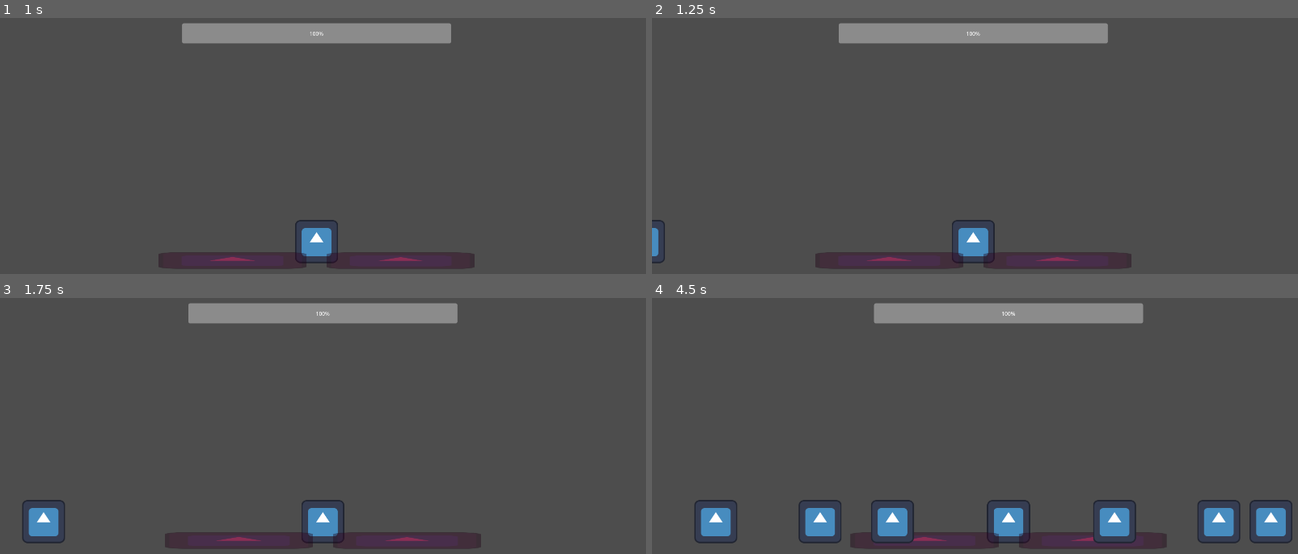
Above: before the commit, frames 1-4 (two rows, left to right).
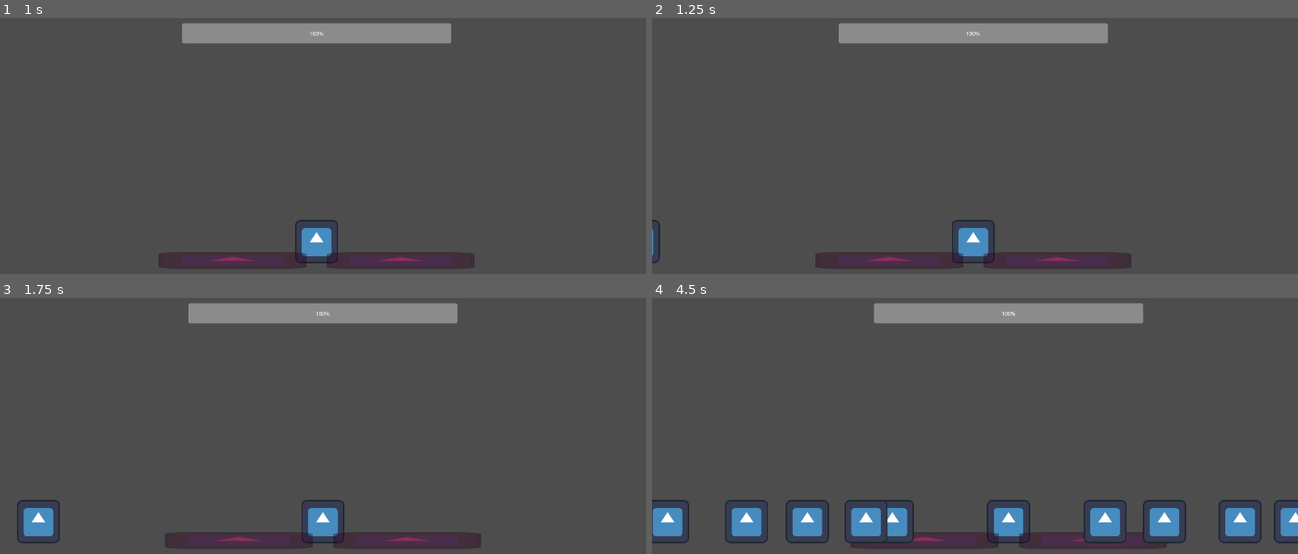
Above: after the commit, the same moments.

Repository: Jam-n-Bees/Garden-Guardian
Game: Godot game, scene res://MainScene.tscn
The game is run twice, just before and just after one commit, with the same random seed, the same clock (stepped at 60 frames per second) and the same inputs. The engine's default icon, where the game draws it, is replaced by a stand-in: a white triangle on a blue panel in a dark square.
Inputs (mouse positions are in pixels of both pictures, inside the frame that each line leads up to):
- Up to frame 1 (1 s): tap Enter at 0.5 s; move the mouse to (465, 153) at 0.52 s; press the mouse at (465, 153) at 0.53 s
- Up to frame 2 (1.25 s): no input
- Up to frame 3 (1.75 s): move the mouse to (193, 469) at 1.27 s; release the mouse at (193, 469) at 1.28 s; right-click (193, 469) at 1.35 s
- Up to frame 4 (4.5 s): move the mouse to (1039, 372) at 2.02 s; press the mouse at (1039, 372) at 2.03 s; move the mouse to (942, 523) at 2.77 s; release the mouse at (942, 523) at 2.78 s; right-click (942, 523) at 2.85 s; move the mouse to (1168, 505) at 3.52 s; press the mouse at (1168, 505) at 3.53 s; move the mouse to (781, 397) at 4.27 s; release the mouse at (781, 397) at 4.28 s; right-click (781, 397) at 4.35 s

Frame 1 is identical in both runs. In frame 2, 0.2% of the frame differs, in the area x 0-3%, y 78-96%; in frame 3, 0.4%; in frame 4, 6.2%, in the area x 0-100%, y 78-96%.

Commit message:
Updated spawning
All enemy spawning happens at once, spaced on the size of the master array.

Also, will now default to spawning to one side if the other has three or more enemies on it.

Diff:
--- a/battle_manager.gd
+++ b/battle_manager.gd
@@ -10,7 +10,7 @@
 
 func _ready() -> void:
 	for n in range(10):
-		await get_tree().create_timer(0.5).timeout
+		# await get_tree().create_timer(0.5).timeout
 		summon_goon()
 		pass
 
@@ -19,15 +19,19 @@
 
 func summon_goon():
 	var dice_roll = roll_100()
+	if global_variables.master_right_side.size() + 2 < global_variables.master_left_side.size():
+		dice_roll = 1
+	if global_variables.master_left_side.size() + 2 < global_variables.master_right_side.size():
+		dice_roll = 0
 	var summoned_goon = base_goon_scene.instantiate()
 	summoned_goon.position.y = 750
 	if dice_roll > 0.5:
 		global_variables.master_right_side.append(summoned_goon)
-		summoned_goon.position.x = player.position.x + 1400
+		summoned_goon.position.x = player.position.x + 1400 + 200 * global_variables.master_right_side.size() + 80 * randf()
 		summoned_goon.goon_approach = summoned_goon.Incoming.RIGHT
 	else:
 		global_variables.master_left_side.append(summoned_goon)
-		summoned_goon.position.x = player.position.x - 1400
+		summoned_goon.position.x = player.position.x - 1400 - 200 * global_variables.master_left_side.size() + 80 * randf()
 		summoned_goon.goon_approach = summoned_goon.Incoming.LEFT
 	summoned_goon.knocked_back.connect(knock_back_goons)
 	add_child(summoned_goon)
